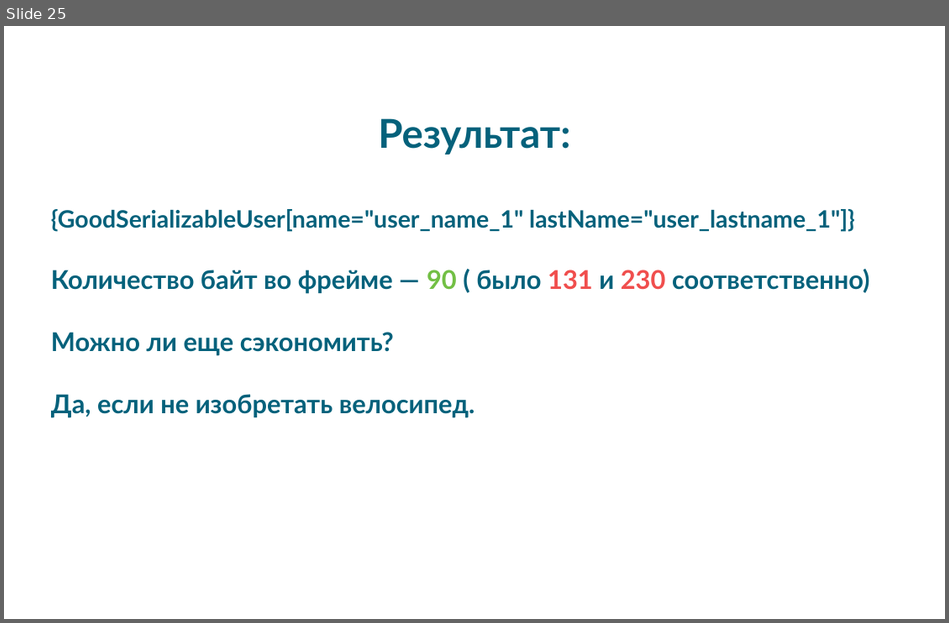
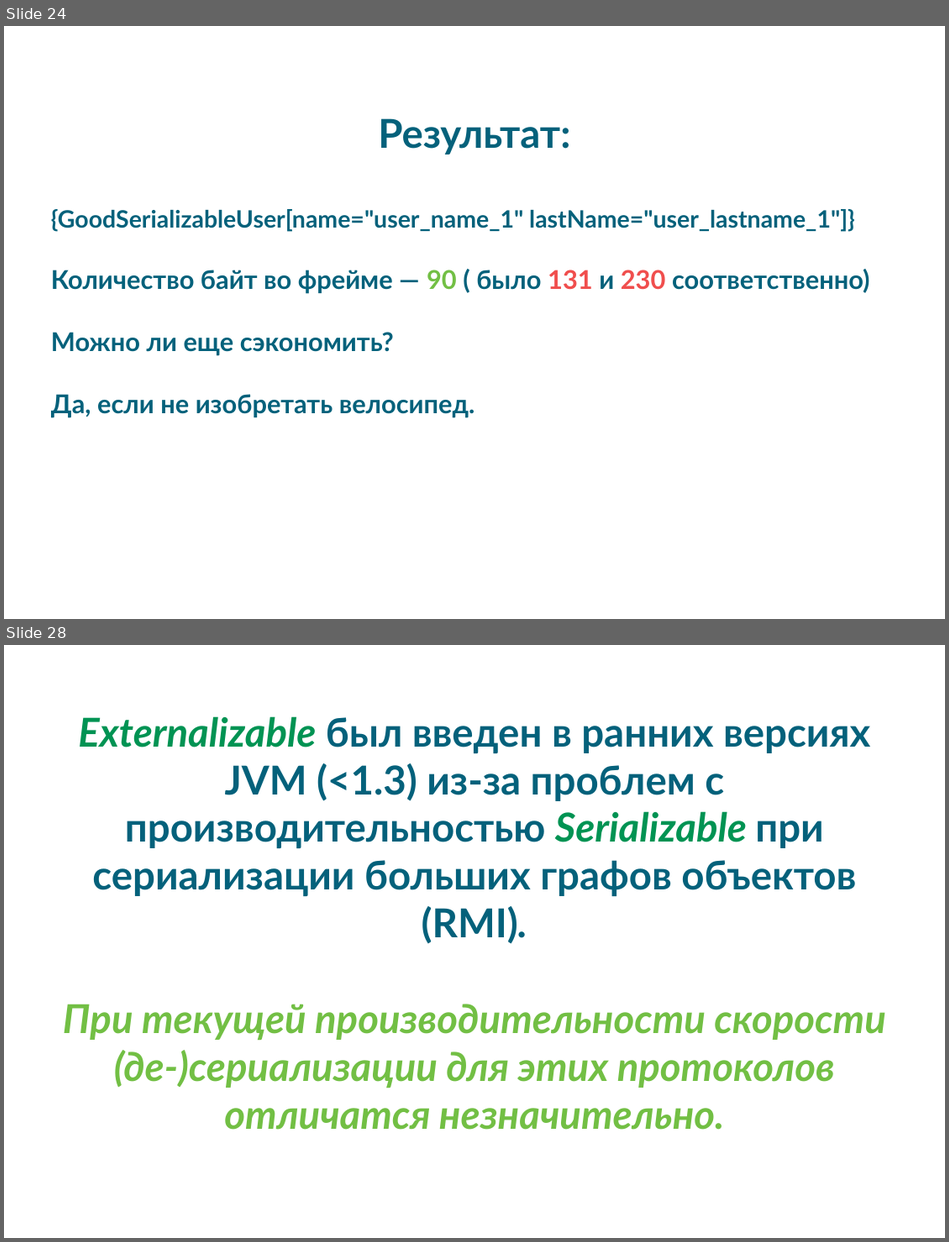
Before and after one commit to pixie1977/JavaSchoolSerialization, a slide deck: JavaSchoolSerialization.odp. Shown one above the other, each under a label of ours: slide 25 before the commit, slides 24 and 28 after it; the slides between them are not shown. The pictures are 949x623 and 949x1242 pixels, drawn with LibreOffice and Linux fonts; fonts in the diff are those of the drawing; background and template pictures are left out. Boxes give left, top, right and bottom in pixels: in the first picture for what was removed or moved away, otherwise in the second. Text is boxed around its words. In the diff, an @@ line names an element or a change of style, - is before the commit and + after.

```diff
--- a/JavaSchoolSerialization.odp
+++ b/JavaSchoolSerialization.odp
@@ slide 28 added at bbox=[4, 645, 945, 1238], background picture (left out) @@
@@ subtitle added at bbox=[63, 716, 886, 1130], 40 pt, text #04617B, bold, italic @@
+Externalizable был введен в ранних версиях JVM (<1.3) из-за проблем с производительностью Serializable при сериализации больших графов объектов (RMI).
+При текущей производительности скорости (де-)сериализации для этих протоколов отличатся незначительно.
@@ what was slide 25 is now slide 24 @@
```
Also in this commit, not shown: 10 slides changed, 4 other slides added, 1 slide removed.
